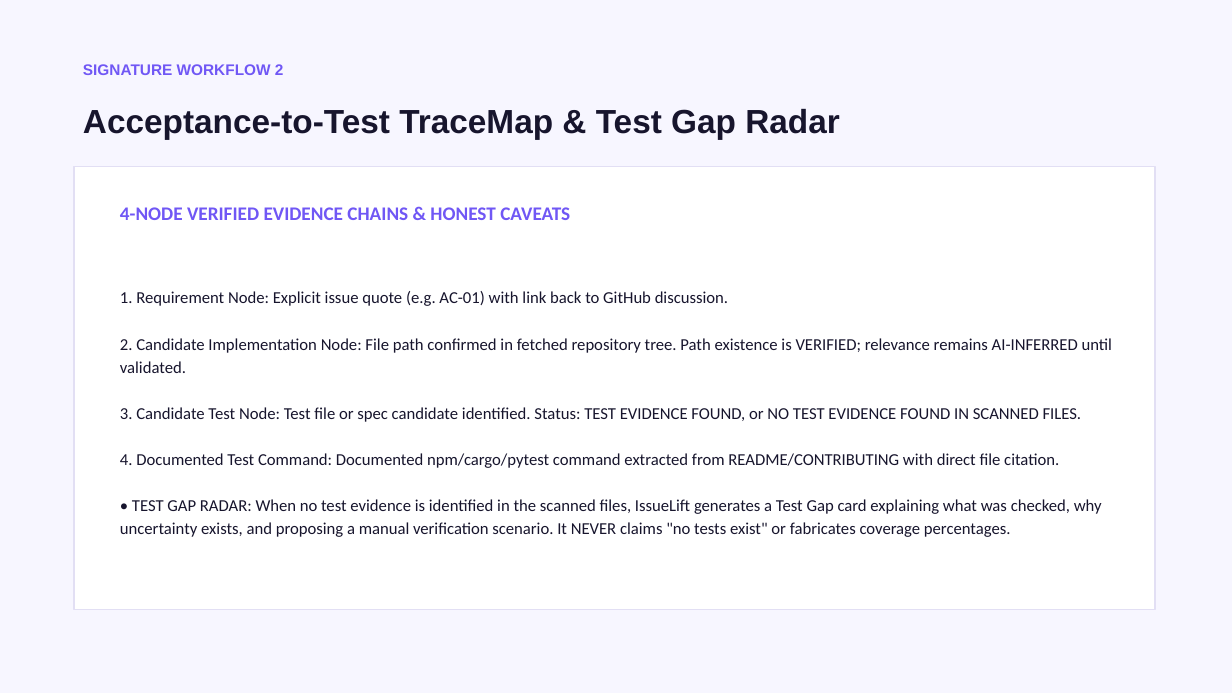
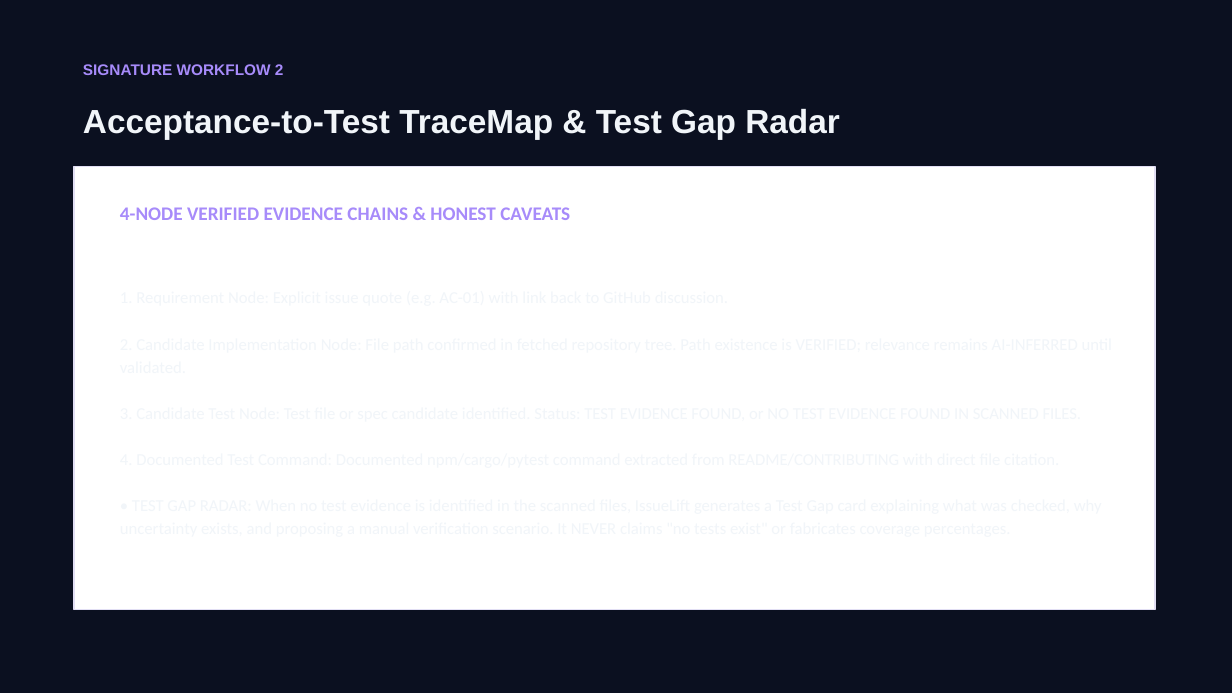
Before and after one commit to rudraarcadeskills-art/IssueLift, a slide deck: slide 4 of submission/IssueLift_Submission.pptx. Drawn at 1232x693 pixels with LibreOffice and Linux fonts; fonts in the diff are those of the drawing. Boxes give left, top, right and bottom in pixels: in the first picture for what was removed or moved away, otherwise in the second. Text is boxed around its words. In the diff, an @@ line names an element or a change of style, - is before the commit and + after.

Commit message:
feat(ui): complete dark workspace redesign with theme switch, interactive view navigation, and verified Gemma 4 engine status

```diff
--- a/submission/IssueLift_Submission.pptx
+++ b/submission/IssueLift_Submission.pptx
@@ background #F7F6FF to #0B1020 @@
@@ text "SIGNATURE WORKFLOW 2" at bbox=[83, 64, 284, 75]: text colour #7057F5 to #A78BFA @@
@@ text "Acceptance-to-Test TraceMap & Test Gap ..." at bbox=[83, 109, 840, 139]: text colour #17152D to #F1F5F9 @@
@@ text "4-NODE VERIFIED EVIDENCE CHAINS & ..." at bbox=[120, 207, 570, 220]: text colour #7057F5 to #A78BFA @@
@@ text removed at bbox=[120, 291, 1112, 537] @@
-1. Requirement Node: Explicit issue quote (e.g. AC-01) with link back to GitHub discussion.
-2. Candidate Implementation Node: File path confirmed in fetched repository tree. Path existence is VERIFIED; relevance remains AI-INFERRED until validated.
-3. Candidate Test Node: Test file or spec candidate identified. Status: TEST EVIDENCE FOUND, or NO TEST EVIDENCE FOUND IN SCANNED FILES.
-4. Documented Test Command: Documented npm/cargo/pytest command extracted from README/CONTRIBUTING with direct file citation.
-• TEST GAP RADAR: When no test evidence is identified in the scanned files, IssueLift generates a Test Gap card explaining what was checked, why uncertainty exists, and proposing a manual verification scenario. It NEVER claims "no tests exist" or fabricates coverage percentages.
```
Also in this commit, not shown: 7 other slides changed, 25 other files.
